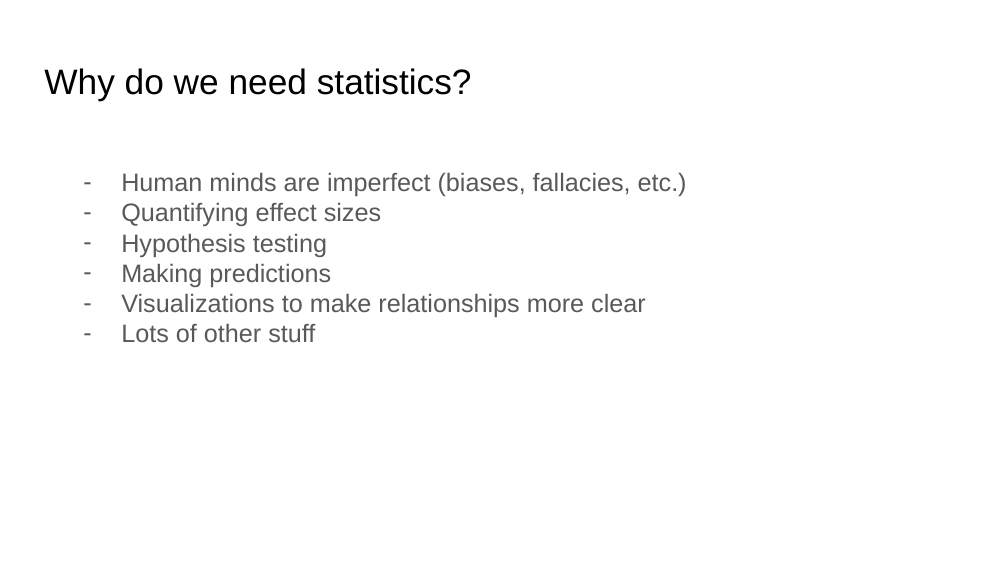
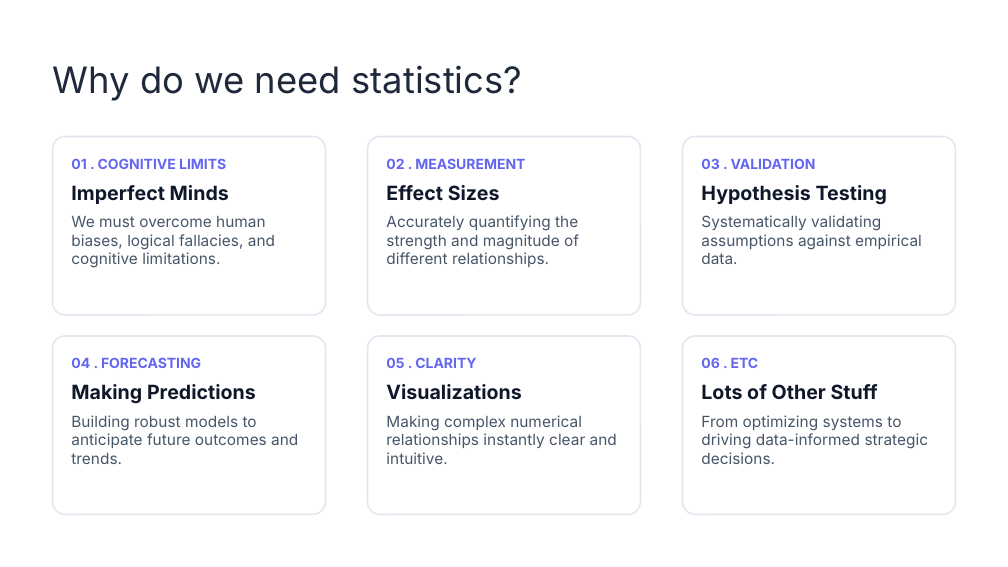
Before and after one commit to bmaitner/biometry_course, a slide deck: slide 16 of lectures/Lecture_01_course_introduction.pptx (slide 15 before the commit). Drawn at 1008x567 pixels with LibreOffice and Linux fonts; fonts in the diff are those of the drawing; background and template pictures are left out. Boxes give left, top, right and bottom in pixels: in the first picture for what was removed or moved away, otherwise in the second. Text is boxed around its words. In the diff, an @@ line names an element or a change of style, - is before the commit and + after.

```diff
--- a/lectures/Lecture_01_course_introduction.pptx
+++ b/lectures/Lecture_01_course_introduction.pptx
@@ text "Why do we need statistics?": place and size @@
-text "Why do we need statistics?" at bbox=[44, 68, 472, 100]
+text "Why do we need statistics?" at bbox=[52, 65, 522, 101]
@@ text "Why do we need statistics?" at bbox=[52, 65, 522, 101]: size 25.2 to 26 pt, font Arial to Inter, text colour #000000 to #1E293B; vertical alignment top to middle @@
@@ rounded rectangle added at bbox=[52, 136, 326, 314], fill #FFFFFF, outline #E2E8F0 1.13 pt @@
@@ rounded rectangle added at bbox=[368, 136, 641, 314], fill #FFFFFF, outline #E2E8F0 1.13 pt @@
@@ rounded rectangle added at bbox=[682, 136, 956, 314], fill #FFFFFF, outline #E2E8F0 1.13 pt @@
@@ text added at bbox=[71, 158, 275, 268], 11 pt, text #475569 @@
+01 . COGNITIVE LIMITS
+Imperfect Minds
+We must overcome human biases, logical fallacies, and cognitive limitations.
@@ text removed at bbox=[121, 172, 687, 342] @@
-– Human minds are imperfect (biases, fallacies, etc.)
-– Quantifying effect sizes
-– Hypothesis testing
-– Making predictions
-– Visualizations to make relationships more clear
-– Lots of other stuff
@@ text added at bbox=[386, 158, 579, 267], 11 pt, text #475569 @@
+02 . MEASUREMENT
+Effect Sizes
+Accurately quantifying the strength and magnitude of different relationships.
@@ text added at bbox=[701, 158, 922, 264], 11 pt, text #475569 @@
+03 . VALIDATION
+Hypothesis Testing
+Systematically validating assumptions against empirical data.
@@ rounded rectangle added at bbox=[52, 336, 326, 514], fill #FFFFFF, outline #E2E8F0 1.13 pt @@
@@ text added at bbox=[71, 357, 298, 464], 11 pt, text #475569 @@
+04 . FORECASTING
+Making Predictions
+Building robust models to anticipate future outcomes and trends.
@@ rounded rectangle added at bbox=[368, 336, 641, 514], fill #FFFFFF, outline #E2E8F0 1.13 pt @@
@@ text added at bbox=[386, 357, 617, 464], 11 pt, text #475569 @@
+05 . CLARITY
+Visualizations
+Making complex numerical relationships instantly clear and intuitive.
@@ rounded rectangle added at bbox=[682, 336, 956, 514], fill #FFFFFF, outline #E2E8F0 1.13 pt @@
@@ text added at bbox=[701, 357, 929, 464], 11 pt, text #475569 @@
+06 . ETC
+Lots of Other Stuff
+From optimizing systems to driving data-informed strategic decisions.
```
Also in this commit, not shown: 18 other slides changed, 5 slides added, 4 slides removed, 1 other file.
